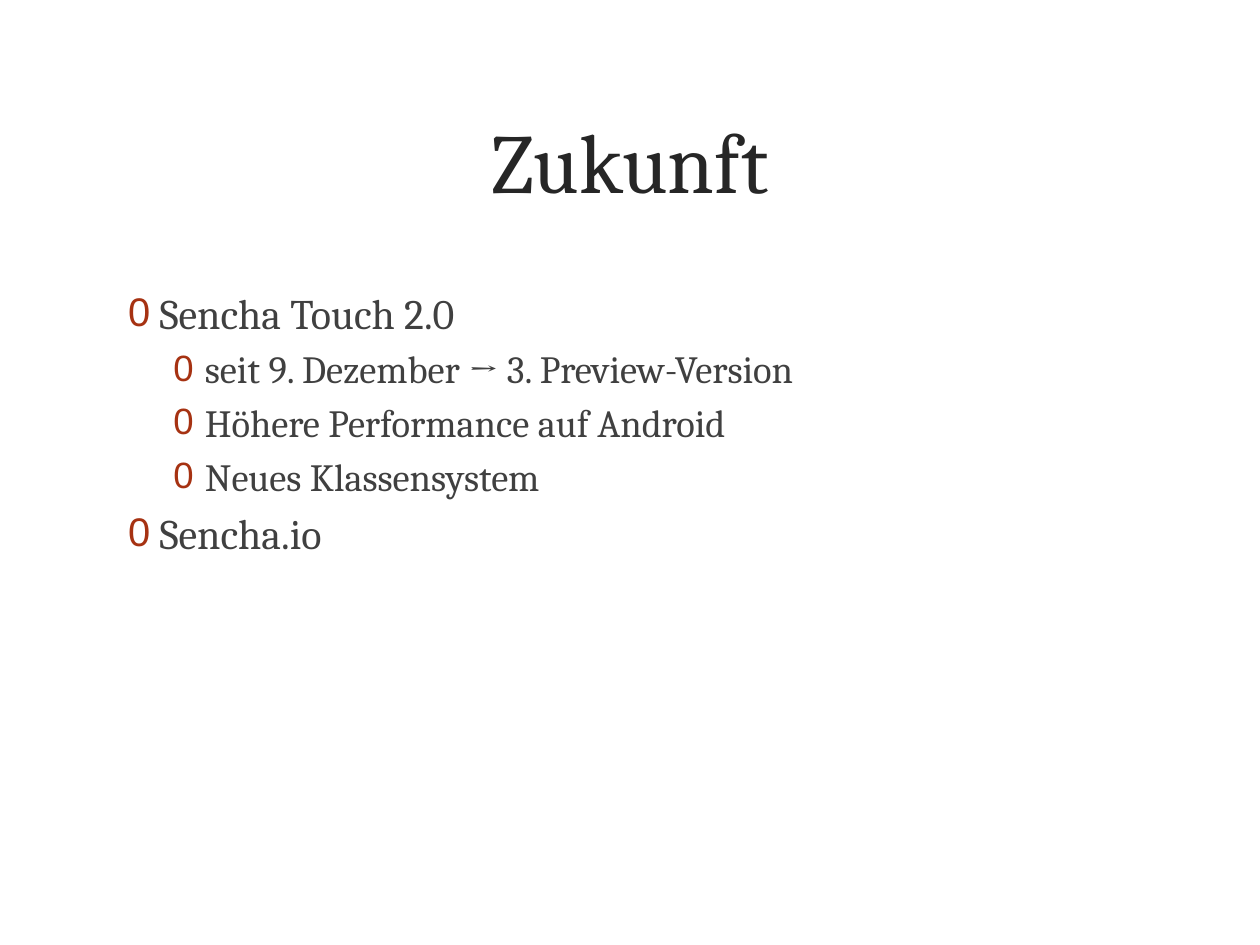
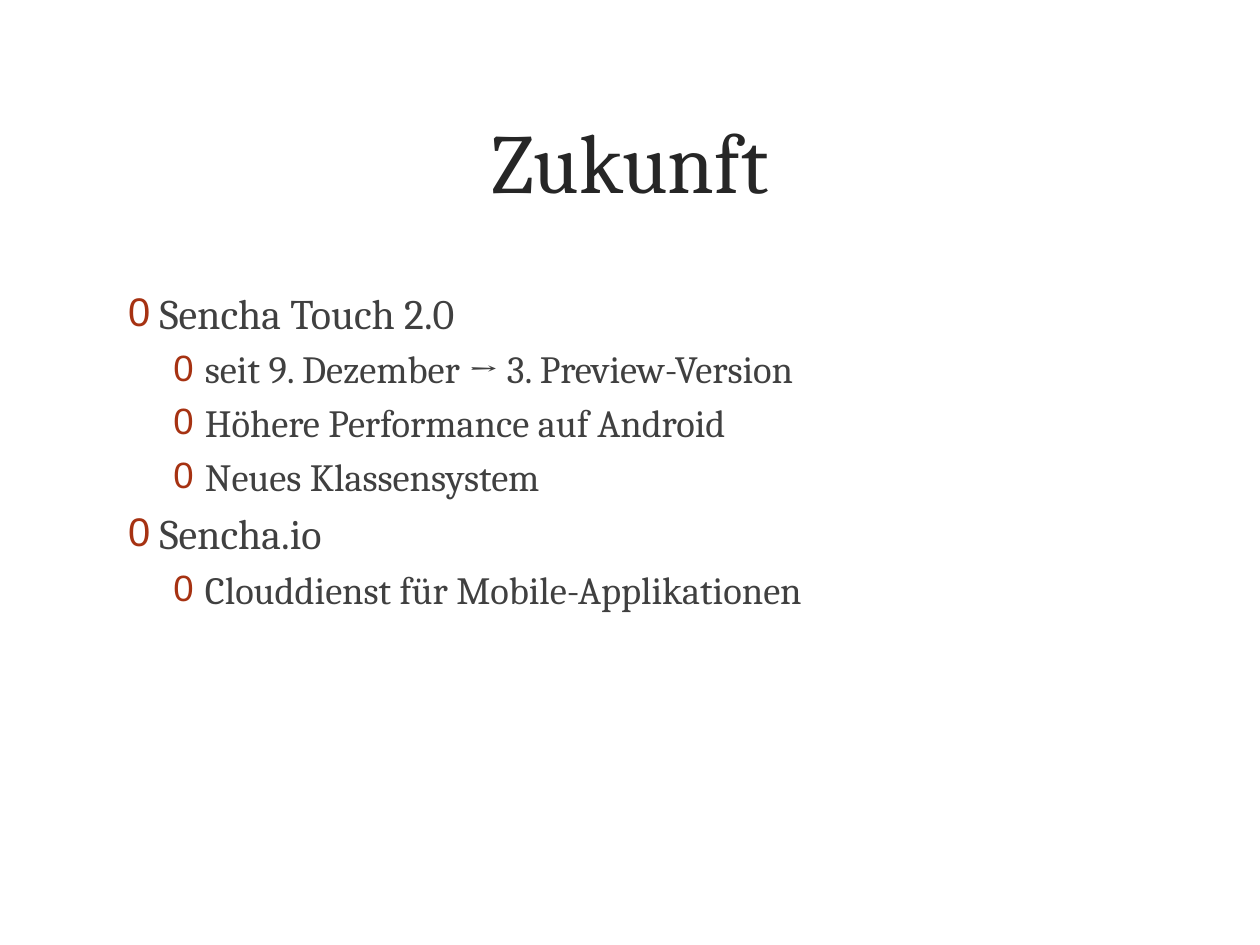
Before and after one commit to metaodi/TrailDevilsXPl-2, a slide deck: slide 13 of _DOCUMENTATION/Presentation/Praesentation-Traildevils-XPl2.pptx. Drawn at 1260x945 pixels with LibreOffice and Linux fonts; fonts in the diff are those of the drawing; background and template pictures are left out. Boxes give left, top, right and bottom in pixels: in the first picture for what was removed or moved away, otherwise in the second. Text is boxed around its words. In the diff, an @@ line names an element or a change of style, - is before the commit and + after.

```diff
--- a/_DOCUMENTATION/Presentation/Praesentation-Traildevils-XPl2.pptx
+++ b/_DOCUMENTATION/Presentation/Praesentation-Traildevils-XPl2.pptx
@@ text at [205, 576, 801, 612]: paragraph added @@
+  0 Clouddienst für Mobile-Applikationen
```
Also in this commit, not shown: 1 other slide changed.
